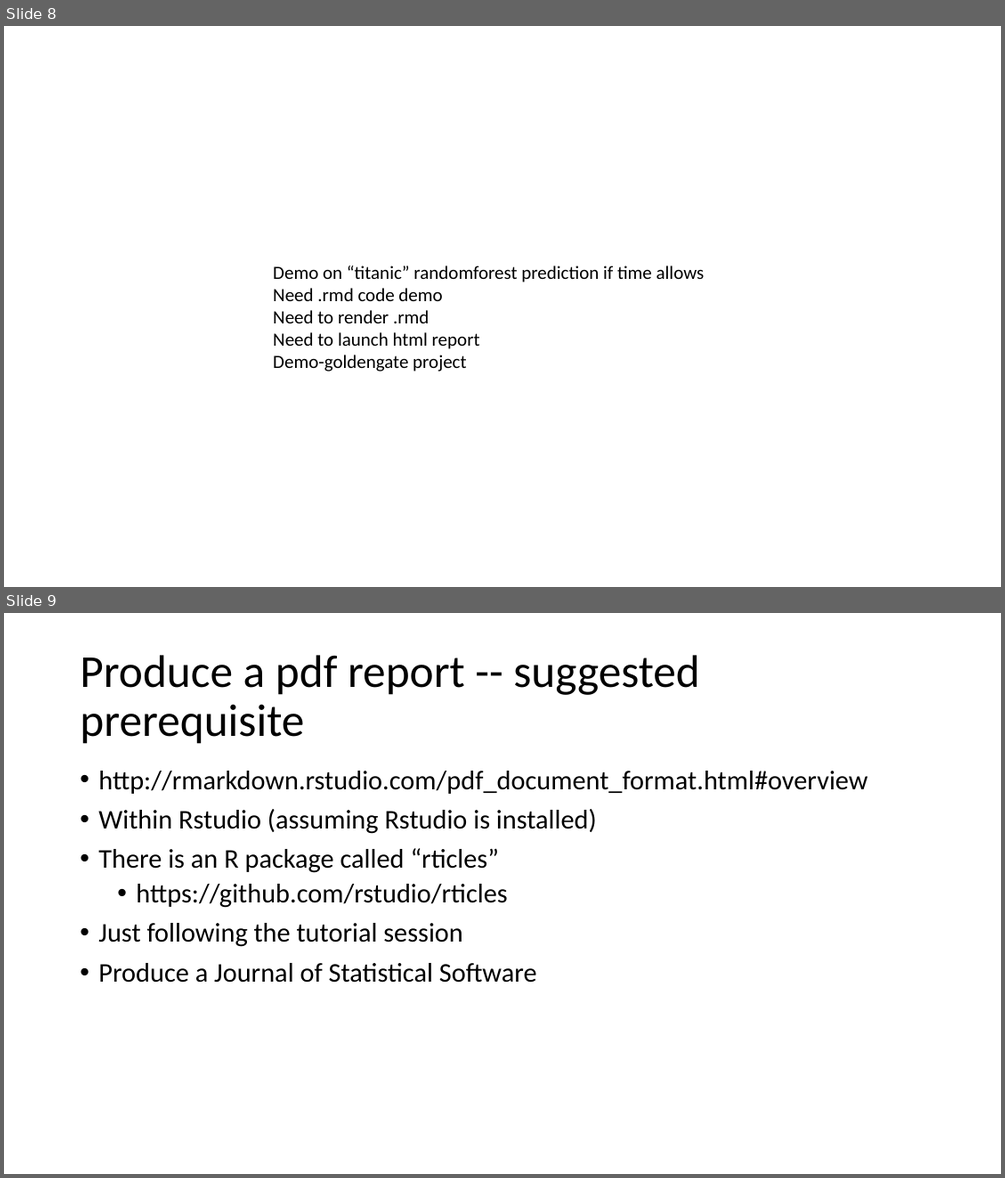
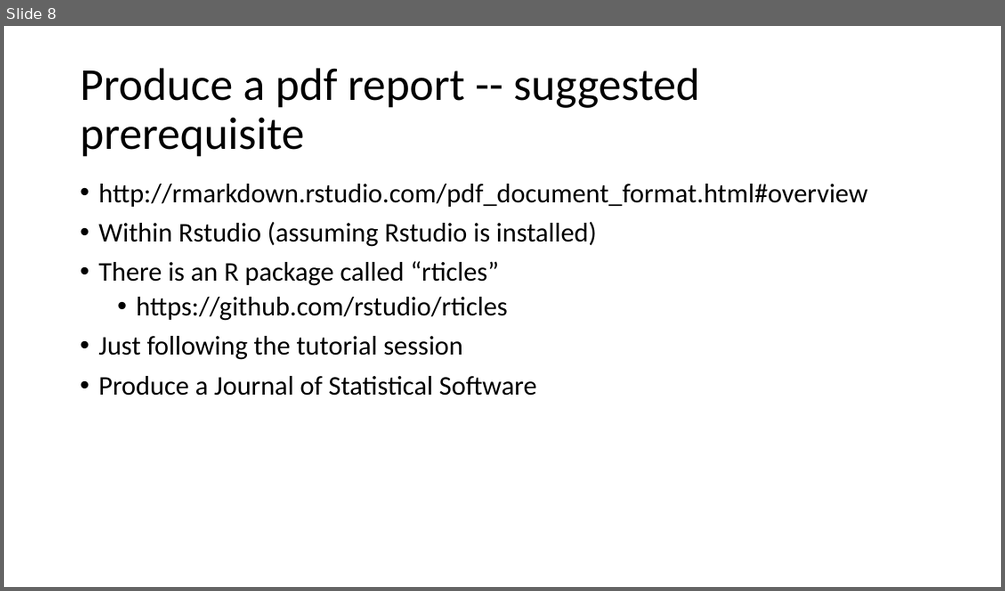
Before and after one commit to 2waybene/helloworld, a slide deck: IB_group_meeting/R_special_features.pptx. Shown one above the other, each under a label of ours: slides 8 and 9 before the commit, slide 8 after it. The pictures are 1005x1178 and 1005x591 pixels, drawn with LibreOffice and Linux fonts; fonts in the diff are those of the drawing. Boxes give left, top, right and bottom in pixels: in the first picture for what was removed or moved away, otherwise in the second. Text is boxed around its words. In the diff, an @@ line names an element or a change of style, - is before the commit and + after.

```diff
--- a/IB_group_meeting/R_special_features.pptx
+++ b/IB_group_meeting/R_special_features.pptx
@@ slide 8 removed at (4, 26, 1001, 587), background #FFFFFF @@
@@ text removed at (273, 265, 704, 371) @@
-Demo on “titanic” randomforest prediction if time allows
-Need .rmd code demo
-Need to render .rmd
-Need to launch html report
-Demo-goldengate project
@@ what was slide 9 is now slide 8 @@
```
Also in this commit, not shown: 1 slide changed.
